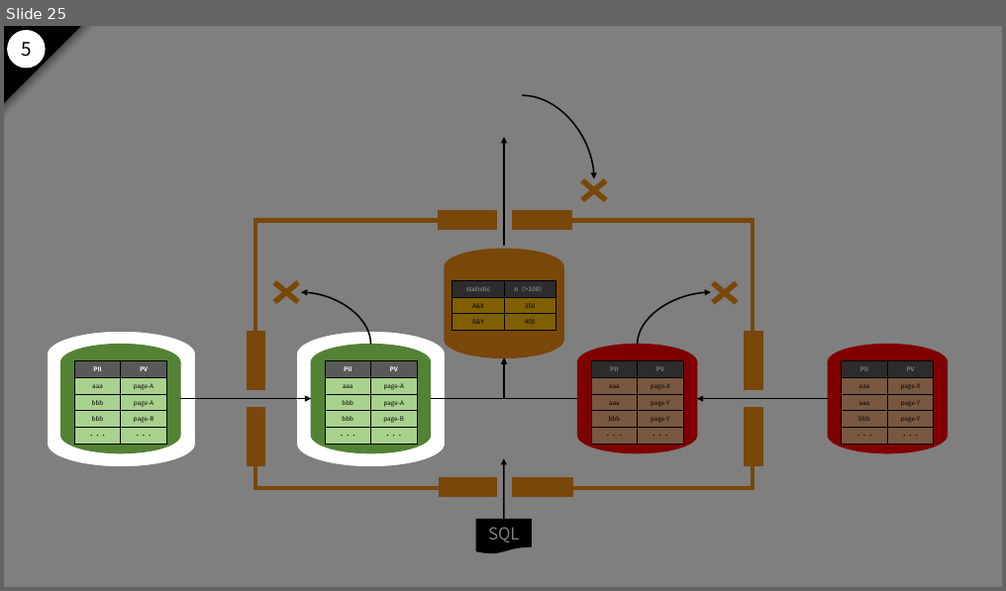
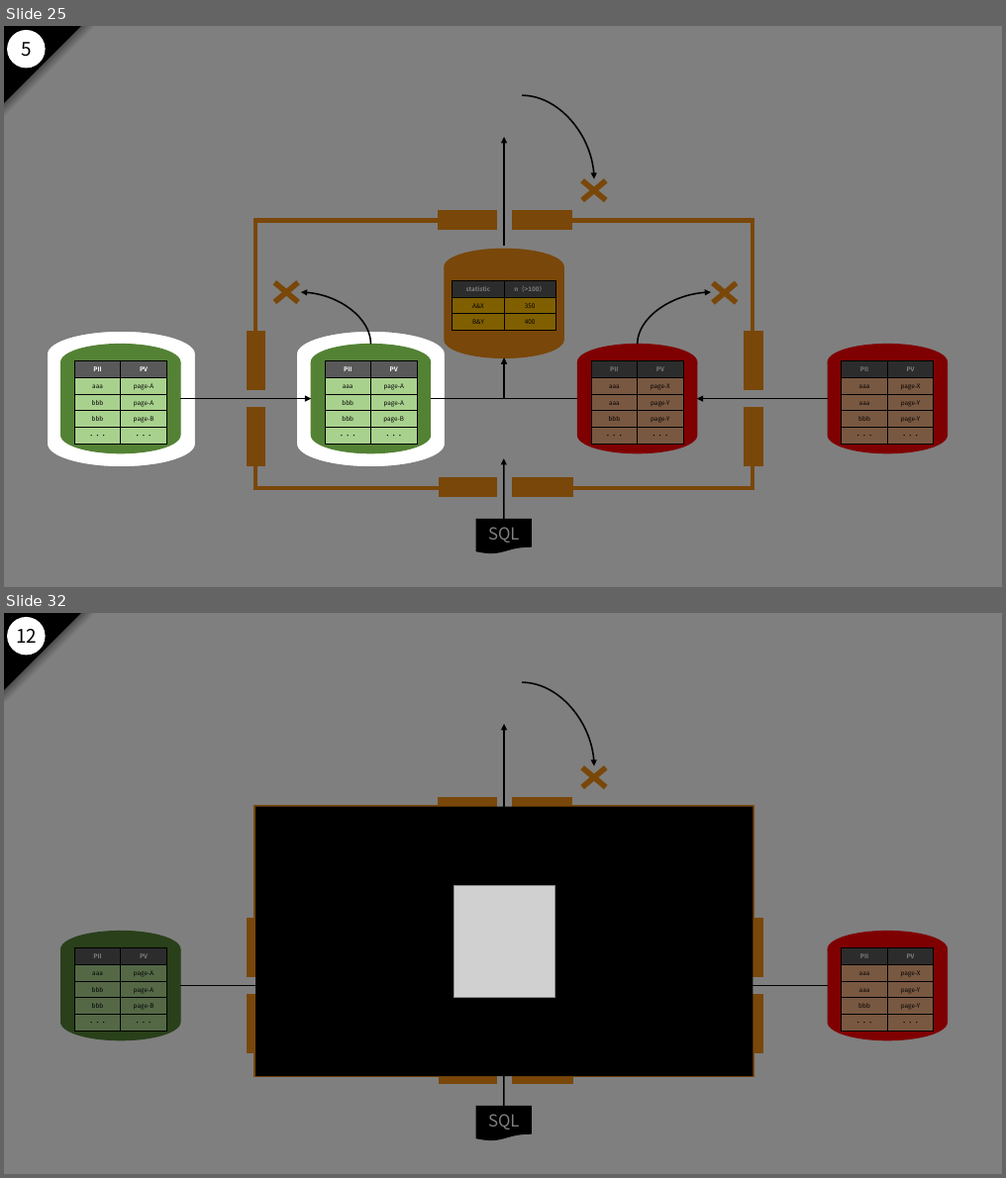
Before and after one commit to nakayama-kazuki/2021, a slide deck: pptx/power-punch-v2.pptx. Shown one above the other, each under a label of ours: slide 25 before the commit, slides 25 and 32 after it; the slides between them are not shown. The pictures are 1006x591 and 1006x1178 pixels, drawn with LibreOffice and Linux fonts; fonts in the diff are those of the drawing; grey boxes stand for pictures; background and template pictures are left out. Boxes give left, top, right and bottom in pixels: in the first picture for what was removed or moved away, otherwise in the second. Text is boxed around its words. In the diff, an @@ line names an element or a change of style, - is before the commit and + after.

```diff
--- a/pptx/power-punch-v2.pptx
+++ b/pptx/power-punch-v2.pptx
@@ slide 32 added at [4, 613, 1002, 1174], background #FFFFFF; not listed: 21 template elements that a slide beside it also shows @@
@@ rectangle added at [4, 613, 1002, 1174], fill #000000 at 50% opacity @@
@@ group added at [4, 613, 96, 705]: 2 right triangles, 1 ellipse, 1 text @@
+12
@@ rectangle added at [255, 807, 753, 1077], fill #000000 @@
@@ picture added at [453, 885, 554, 998] @@
```
Also in this commit, not shown: 41 slides changed, 17 other slides added, 4 slides removed.
